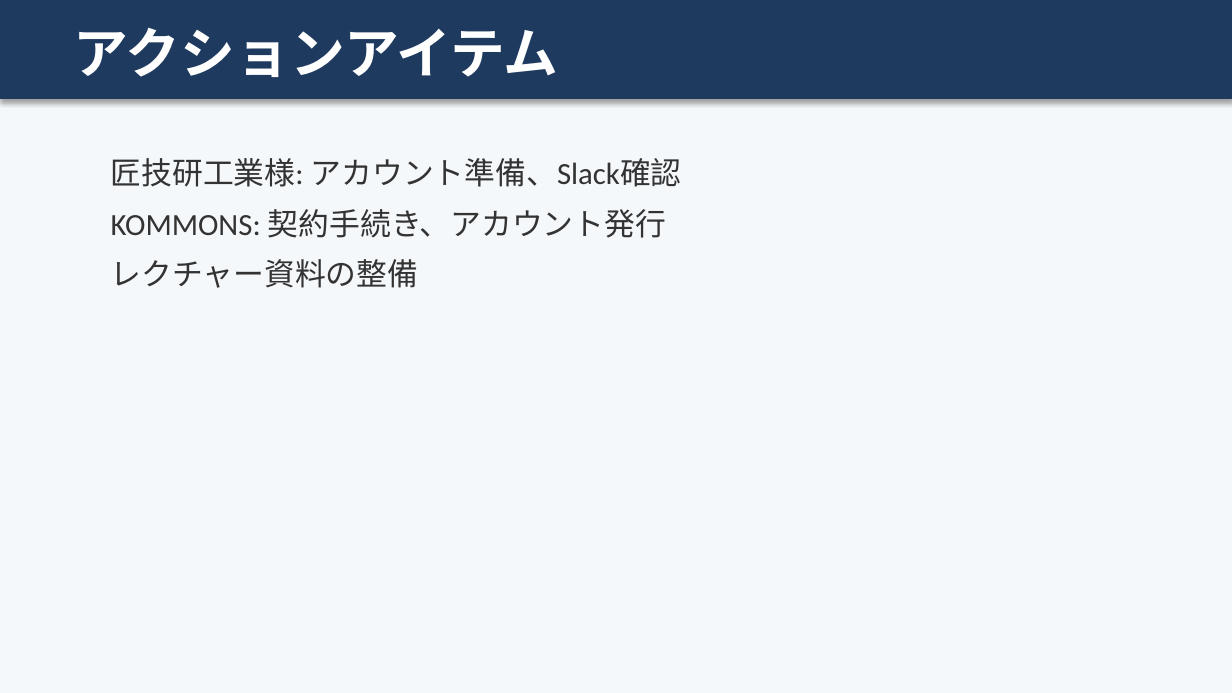
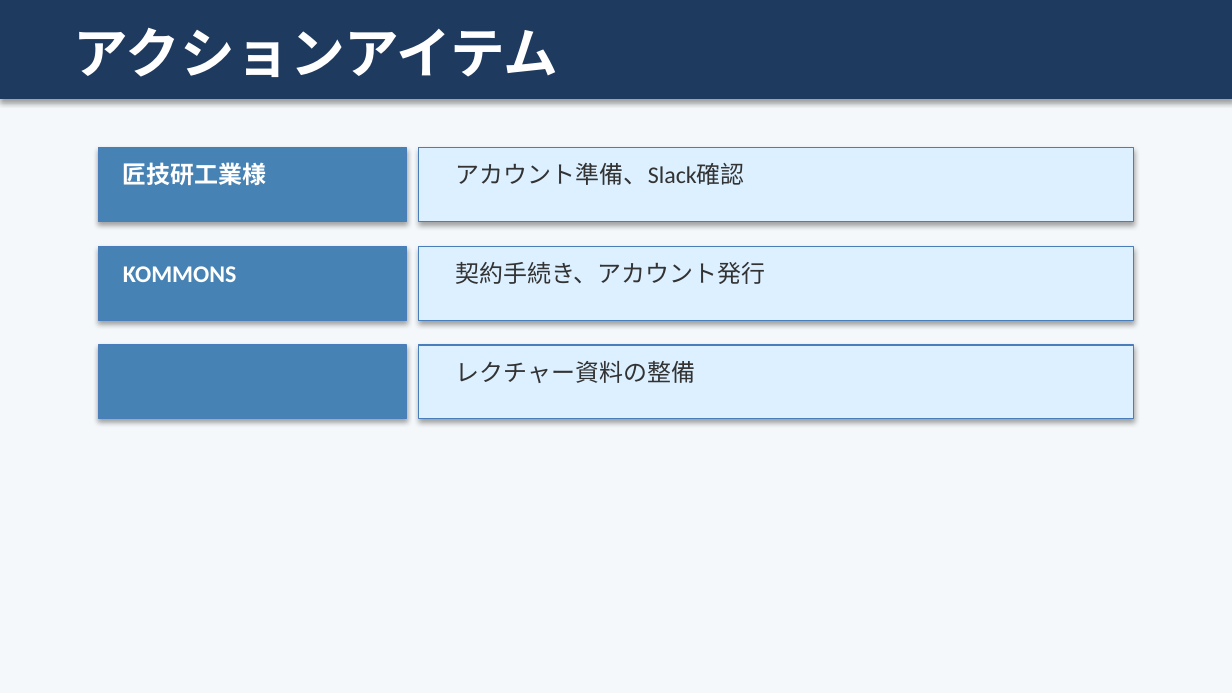
Before and after one commit to shoichitsuno-collab/MySpace_Shoichi-Tsuno, a slide deck: slide 13 of 匠技研工業プロジェクト_オンボーディング計画.pptx. Drawn at 1232x693 pixels with LibreOffice and Linux fonts; fonts in the diff are those of the drawing. Boxes give left, top, right and bottom in pixels: in the first picture for what was removed or moved away, otherwise in the second. Text is boxed around its words. In the diff, an @@ line names an element or a change of style, - is before the commit and + after.

```diff
--- a/匠技研工業プロジェクト_オンボーディング計画.pptx
+++ b/匠技研工業プロジェクト_オンボーディング計画.pptx
@@ rectangle added at <box>99,148,407,222</box>, fill #4682B4, outline #4B7EBC 0.75 pt @@
@@ rectangle added at <box>419,148,1133,222</box>, fill #DCF0FF, outline #4B7EBC 0.75 pt @@
@@ text removed at <box>111,158,682,288</box> @@
-匠技研工業様: アカウント準備、Slack確認
-KOMMONS: 契約手続き、アカウント発行
-レクチャー資料の整備
@@ text added at <box>123,162,267,185</box>, 14 pt, text #FFFFFF, bold @@
+匠技研工業様
@@ text added at <box>456,163,745,185</box>, 14 pt, text #333333 @@
+アカウント準備、Slack確認
@@ rectangle added at <box>99,246,407,320</box>, fill #4682B4, outline #4B7EBC 0.75 pt @@
@@ text added at <box>123,266,237,282</box>, 14 pt, text #FFFFFF, bold @@
+KOMMONS
@@ rectangle added at <box>419,246,1133,320</box>, fill #DCF0FF, outline #4B7EBC 0.75 pt @@
@@ text added at <box>456,262,766,284</box>, 14 pt, text #333333 @@
+契約手続き、アカウント発行
@@ rectangle added at <box>99,345,407,419</box>, fill #4682B4, outline #4B7EBC 0.75 pt @@
@@ rectangle added at <box>419,345,1133,419</box>, fill #DCF0FF, outline #4B7EBC 0.75 pt @@
@@ text added at <box>456,361,696,383</box>, 14 pt, text #333333 @@
+レクチャー資料の整備
```
Also in this commit, not shown: 12 other slides changed.
